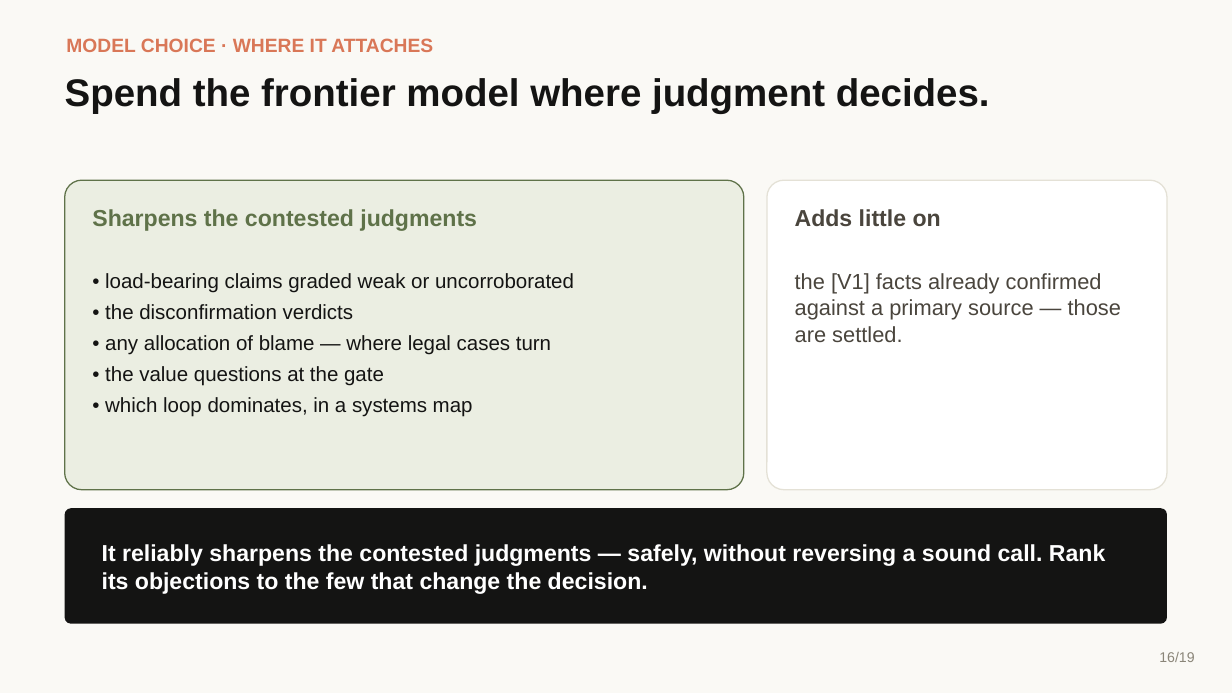
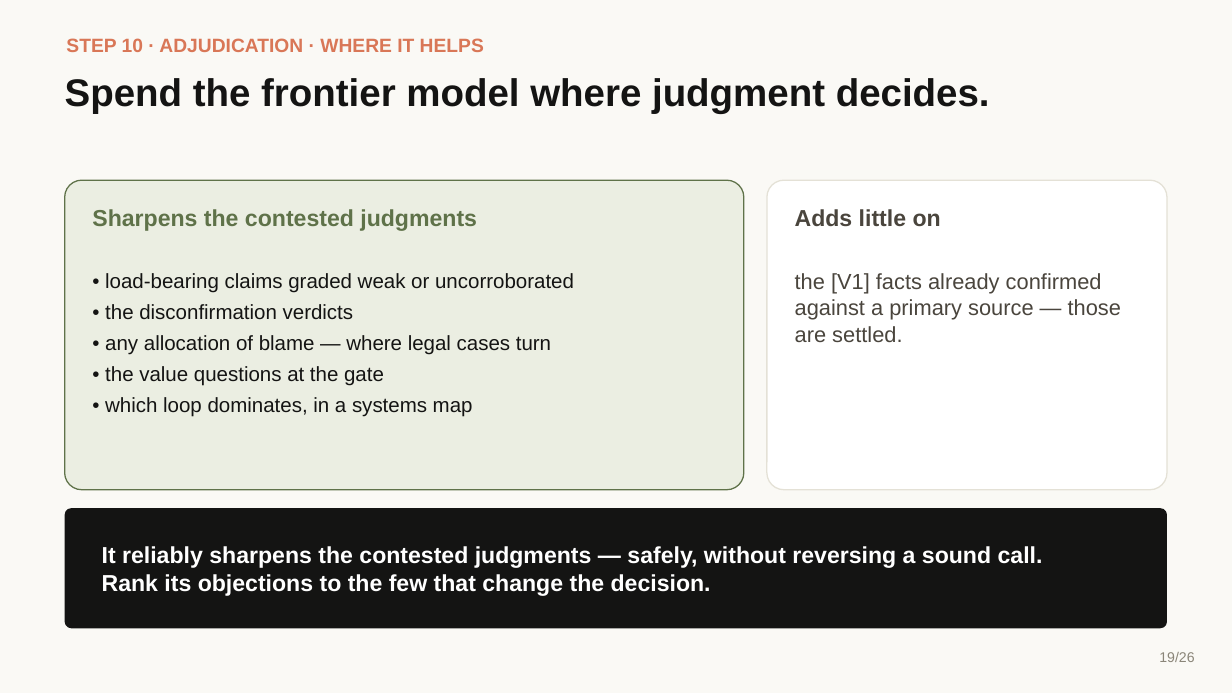
Before and after one commit to ComplexAR/Insight-Engine, a slide deck: slide 19 of Presentation/Insight-Engine-Explainer.pptx (slide 16 before the commit). Drawn at 1232x693 pixels with LibreOffice and Linux fonts; fonts in the diff are those of the drawing. Boxes give left, top, right and bottom in pixels: in the first picture for what was removed or moved away, otherwise in the second. Text is boxed around its words. In the diff, an @@ line names an element or a change of style, - is before the commit and + after.

Commit message:
Update explainer deck, script, and generator
Update the chaptered explainer to the 26-slide build: a uniform 12-box
"How it works" map with the invoking command on every step, the 1-12
numbering, dedicated Render (Step 11) and Track (Step 12) slides, and
the model-choice regrouping (adjudication mechanics followed by the two
model-choice slides).

```diff
--- a/Presentation/Insight-Engine-Explainer.pptx
+++ b/Presentation/Insight-Engine-Explainer.pptx
@@ text at box(66, 38, 484, 52): text changed @@
-MODEL CHOICE · WHERE IT ATTACHES
+STEP 10 · ADJUDICATION · WHERE IT HELPS
@@ rounded rectangle: place and size @@
-rounded rectangle at box(65, 508, 1167, 624)
+rounded rectangle at box(65, 508, 1167, 628)
@@ text at box(102, 546, 1043, 596): text changed @@
-It reliably sharpens the contested judgments — safely, without reversing a sound call. Rank its objections to the few that change the decision.
+It reliably sharpens the contested judgments — safely, without reversing a sound call.
+Rank its objections to the few that change the decision.
@@ text at box(1159, 652, 1194, 662): text changed @@
-16/19
+19/26
```
Also in this commit, not shown: 17 other slides changed, 8 slides added, 1 slide removed, 2 other files.
